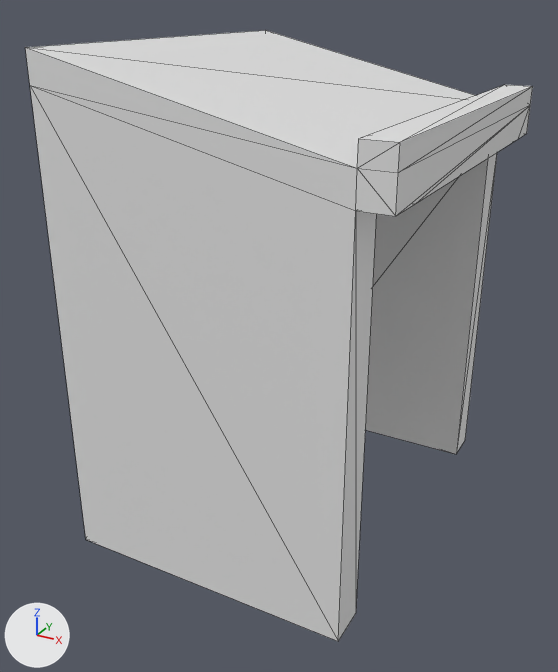
Before and after pictures for a commit that changed the glTF model Resources/Models/table.glb.
Rendered twice from a camera (50 mm lens) standing at (3.61, -6.95, 5.38) and looking at (-0.04, -0.32, 2.07). Lighting does not change. The marker at lower left points along +X, +Y and +Z. The older version comes first. Mesh edges are drawn as thin lines. Where no turn or scale is listed for an object, it has been applied to the vertices. Vertices at exactly the same position are counted once.
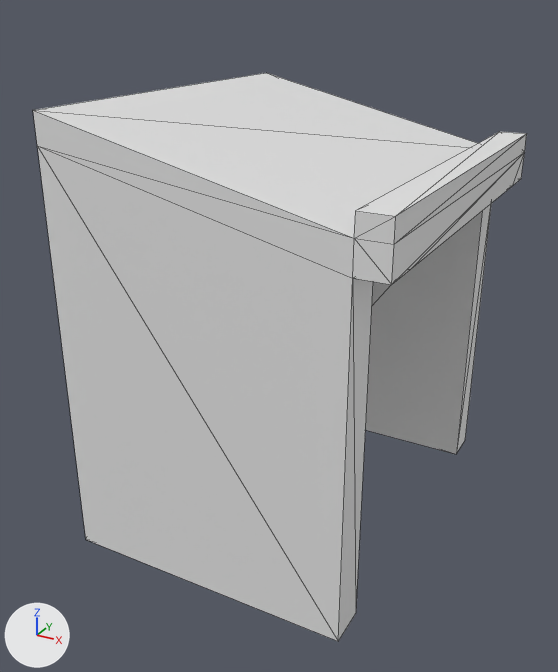
What differs and where, as boxes (x1, y1, x2, y2) in the pictures (558 x 672 px; the box of a moved part takes in the faces that stretch with it):
'Cube', reshaped, moved (7% shorter)
    before: (25, 30, 533, 641)
    after: (33, 73, 527, 641)
part 1 of me_cube_001, moved or reshaped
    before: (30, 86, 497, 641)
    after: (37, 146, 492, 641)

Diff of the bpy script that builds the scene:
```diff
--- a/Resources/Models/table.glb.py
+++ b/Resources/Models/table.glb.py
@@ mat_material @@
+mat_material = bpy.data.materials.new('Material')
+# nodes: BsdfPrincipled, Mix, OutputMaterial, VertexColor
+# colours: white #e7e7e7, mixed with the vertex colours
@@ me_cube_001 @@
 # used by ob_cube; location = (0.0, 0.0, 1.0)
 # before: 0 (-1.5, -2.0, -1.0) at pixel (85, 539), 1 (-1.1, -1.6, -1.0), 4 (-1.1, 1.6, -1.0), 5 (-1.5, 2.0, -1.0), 8 (1.5, -2.0, -1.0) at pixel (338, 641)
 # before: 10 (1.5, 2.0, -1.0) at pixel (465, 439), 18 (1.5, -1.6, -1.0) at pixel (355, 613), 19 (1.5, 1.6, -1.0) at pixel (456, 454)
-me_cube_001.from_pydata(...)  # 30 vertices, 56 faces; spans x -1.5..1.8, y -2.0..2.0, z -1.0..4.0
+me_cube_001.from_pydata(...)  # 30 vertices, 56 faces; spans x -1.5..1.8, y -2.0..2.0, z -0.5..4.0
+# me_cube_001 part 1
+for i in [0, 1, 4, 5, 8, 10, 18, 19]: me_cube_001.vertices[i].co += Vector((0.0, 0.0, 0.5))
+# me_cube_001 part 2: vertex colours changed
+me_cube_001.materials.append(mat_material)
@@ ob_cube @@
 ob_cube = bpy.data.objects.new('Cube', me_cube_001)
-ob_cube.location = (0.0, 0.0, 1.0)
+ob_cube.location = (0.0, 0.0, 0.5)
```
